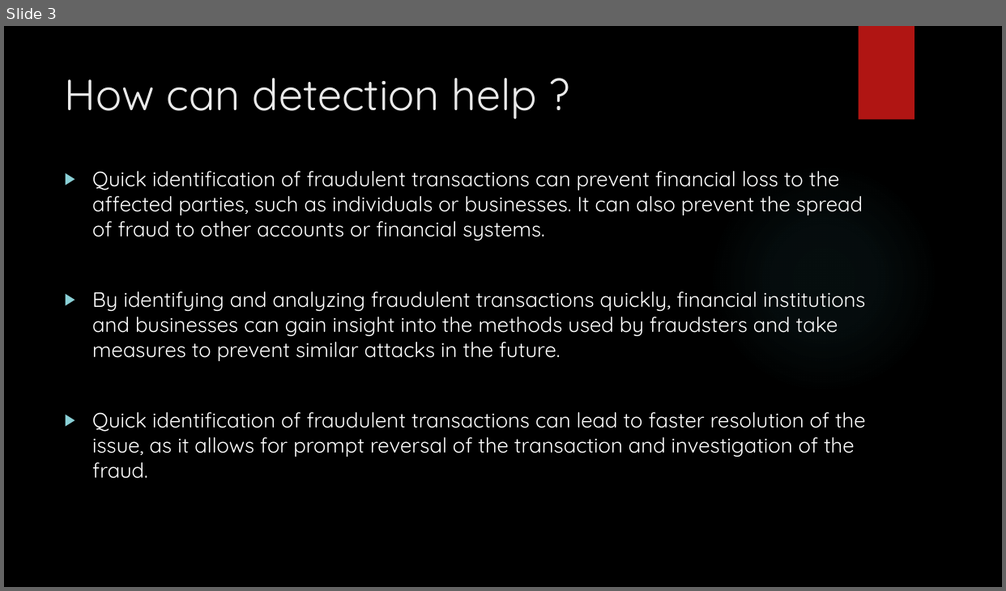
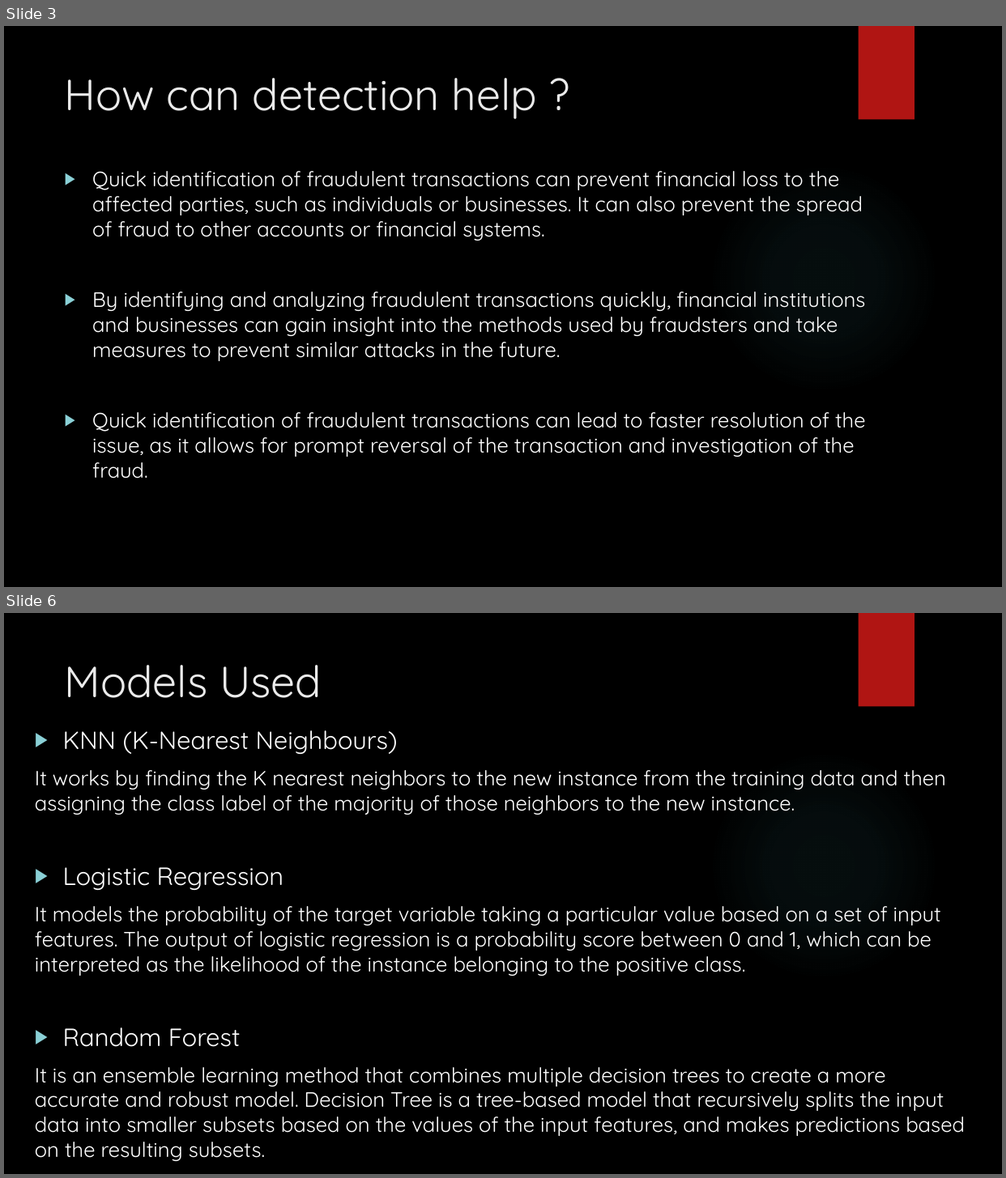
Before and after one commit to de-coding-life/Credit_Card_Fraud_Detection, a slide deck: Presentation/Presentation.pptx. Shown one above the other, each under a label of ours: slide 3 before the commit, slides 3 and 6 after it; the slides between them are not shown. The pictures are 1006x591 and 1006x1178 pixels, drawn with LibreOffice and Linux fonts; fonts in the diff are those of the drawing; background and template pictures are left out. Boxes give left, top, right and bottom in pixels: in the first picture for what was removed or moved away, otherwise in the second. Text is boxed around its words. In the diff, an @@ line names an element or a change of style, - is before the commit and + after.

```diff
--- a/Presentation/Presentation.pptx
+++ b/Presentation/Presentation.pptx
@@ slide 6 added at (4,613,1002,1174), background picture (left out); not listed: 2 template elements that a slide beside it also shows @@
@@ title added at (65,665,322,698), 42 pt, text #EBEBEB @@
+Models Used
@@ text added at (35,730,965,1161), 20 pt, text #FFFFFF @@
+▶ KNN (K-Nearest Neighbours)
+It works by finding the K nearest neighbors to the new instance from the training data and then assigning the class label of the majority of those neighbors to the new instance.
+▶ Logistic Regression
+It models the probability of the target variable taking a particular value based on a set of input features. The output of logistic regression is a probability score between 0 and 1, which can be interpreted as the likelihood of the instance belonging to the positive class.
+▶ Random Forest
+It is an ensemble learning method that combines multiple decision trees to create a more accurate and robust model. Decision Tree is a tree-based model that recursively splits the input data into smaller subsets based on the values of the input features, and makes predictions based on the resulting subsets.
```
Also in this commit, not shown: 1 slide changed, 7 other slides added, 7 other files.
